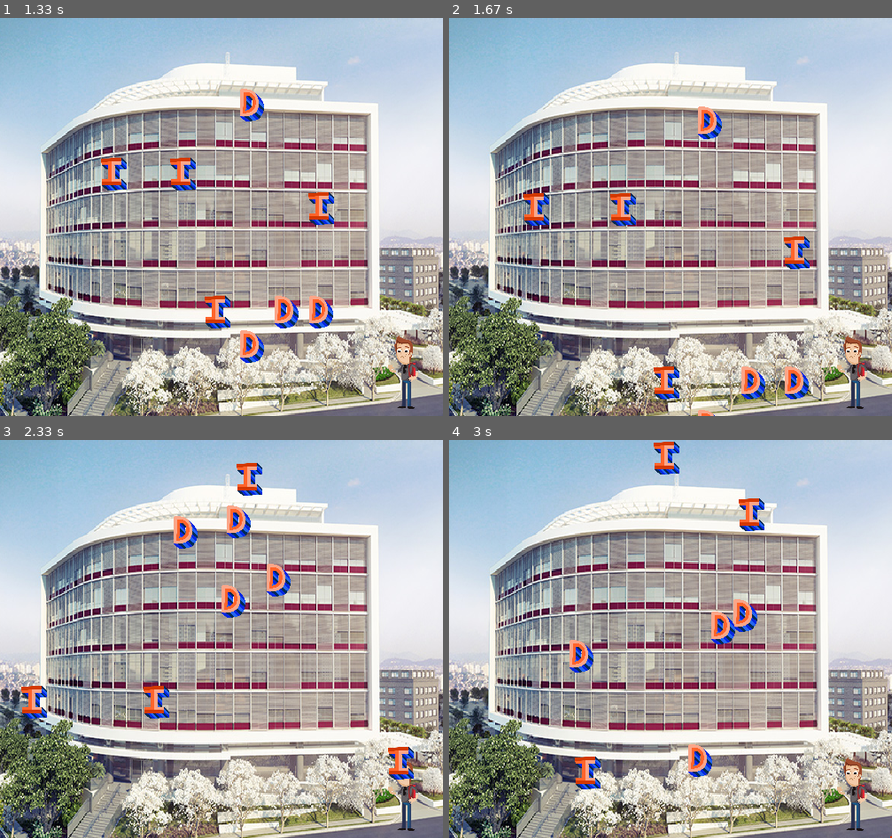
Above: before the commit, frames 1-4 (two rows, left to right).
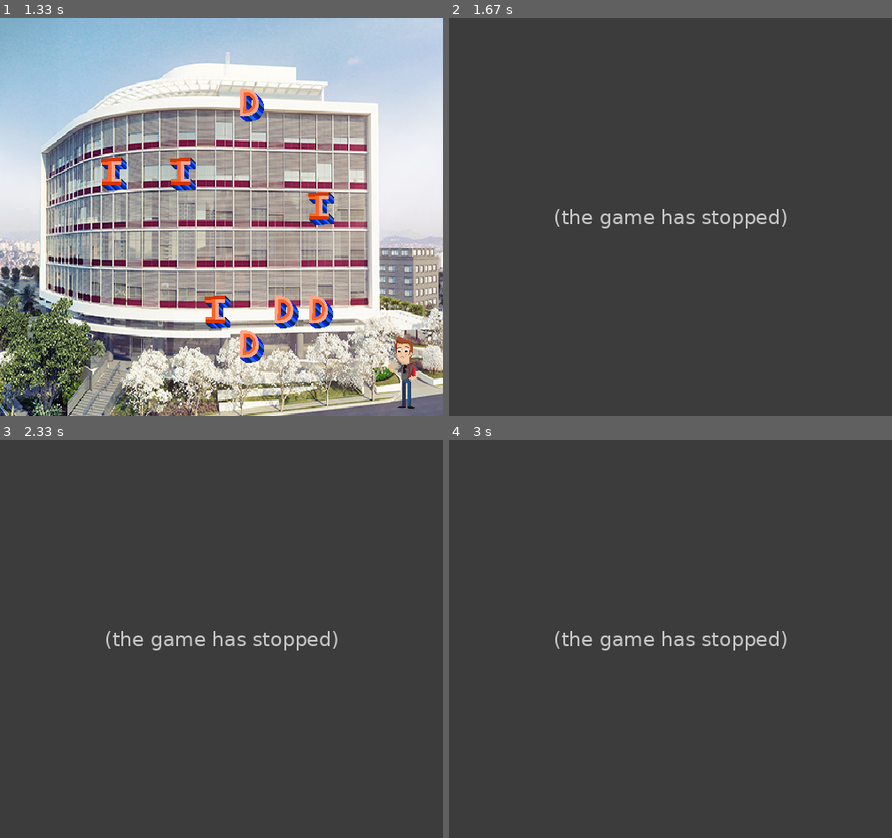
Above: after the commit, the same moments.

Repository: HudsonArauj/jogo_pygame
Game: pygame game, started from jogo_1.py
Two runs of this game, one before a commit and one after it. Both use one fixed random seed, a clock stepped at 60 frames per second and the inputs below.
Inputs:
- Up to frame 1 (1.33 s): hold Right 0.33-0.8 s; hold Right 0.83-1.3 s
- Up to frame 2 (1.67 s): no input
- Up to frame 3 (2.33 s): no input
- Up to frame 4 (3 s): no input

Frame 1 is identical in both runs. In frame 2, 98% of the frame differs, in the area x 0-100%, y 0-100%; in frame 3, 98%; in frame 4, 98%.
After the commit the program exited at 1.62 s; later frames show no game.

Commit message:
se encostar a letra no jogador acaba o jogo

Diff:
--- a/jogo_1.py
+++ b/jogo_1.py
@@ -76,6 +76,7 @@
 
 
 todos_elementos = pygame.sprite.Group()
+todas_letras = pygame.sprite.Group()
 jogador = Aluno(jogador_imagem)
 todos_elementos.add(jogador)
 
@@ -84,6 +85,8 @@
     letra_D = Letra(letra_D_imagem)
     todos_elementos.add(letra_I)
     todos_elementos.add(letra_D)
+    todas_letras.add(letra_I)
+    todas_letras.add(letra_D)
 
 game = True
 clock = pygame.time.Clock() #Ajustando a velocidade
@@ -111,8 +114,10 @@
 
 
     todos_elementos.update()
-
-
+    #verifica se tem colisões com as letras
+    colisoes = pygame.sprite.spritecollide(jogador, todas_letras, True)
+    if len(colisoes)>0:
+        game = False
     window.fill((0, 0, 0))  # Preenche com a cor preta
     window.blit(background, (-20, 0))
 
